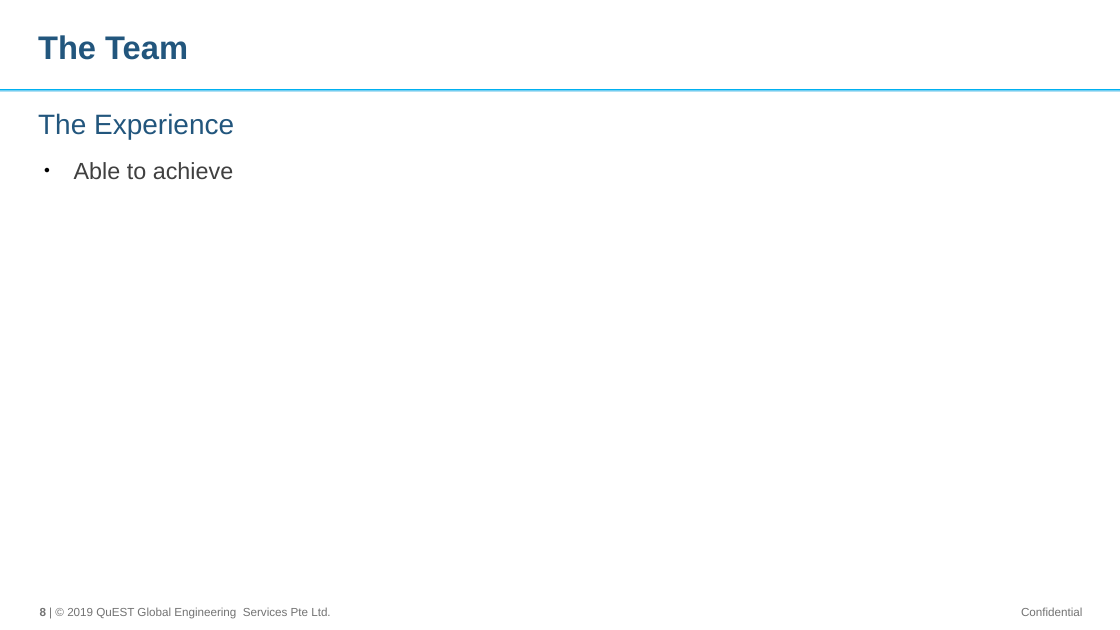
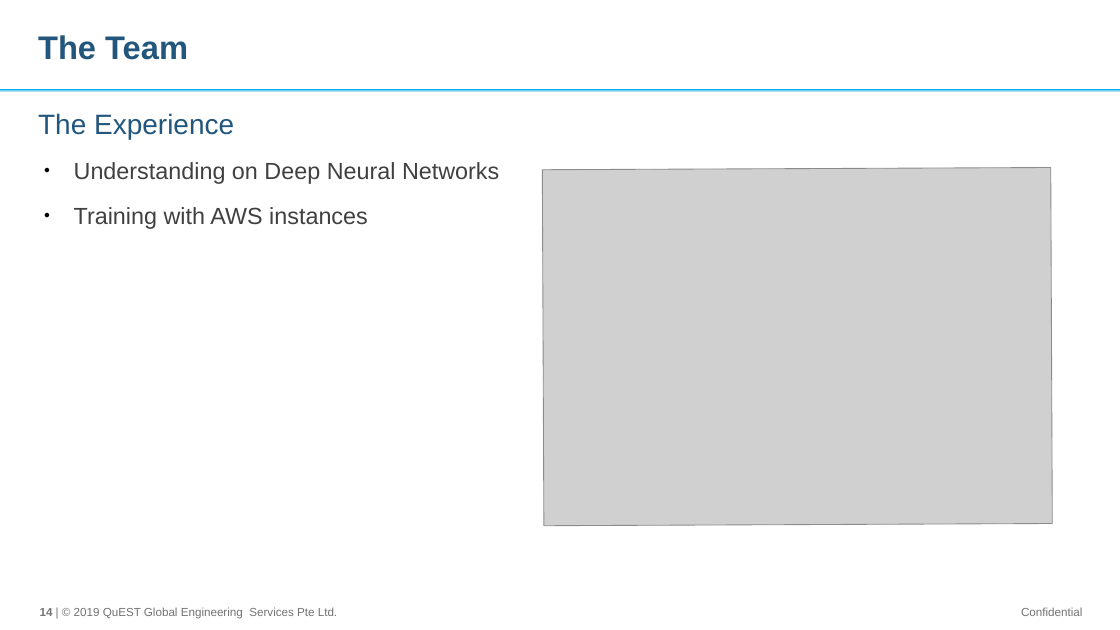
Before and after one commit to vishnurapps/BlueBytes, a slide deck: slide 14 of Doc/HackathonFY19-PresentationTemplate.odp (slide 8 before the commit). Drawn at 1120x630 pixels with LibreOffice and Linux fonts; fonts in the diff are those of the drawing; grey boxes stand for pictures; background and template pictures are left out. Boxes give left, top, right and bottom in pixels: in the first picture for what was removed or moved away, otherwise in the second. Text is boxed around its words. In the diff, an @@ line names an element or a change of style, - is before the commit and + after.

```diff
--- a/Doc/HackathonFY19-PresentationTemplate.odp
+++ b/Doc/HackathonFY19-PresentationTemplate.odp
@@ text at <box>74,162,499,229</box>: text changed @@
-● Able to achieve
+● Understanding on Deep Neural Networks
+● Training with AWS instances
@@ picture added at <box>543,168,1053,526</box> @@
@@ text at <box>40,607,337,619</box>: text changed @@
-8 | © 2019 QuEST Global Engineering Services Pte Ltd.
+14 | © 2019 QuEST Global Engineering Services Pte Ltd.
```
Also in this commit, not shown: 6 other slides changed, 6 slides added.
